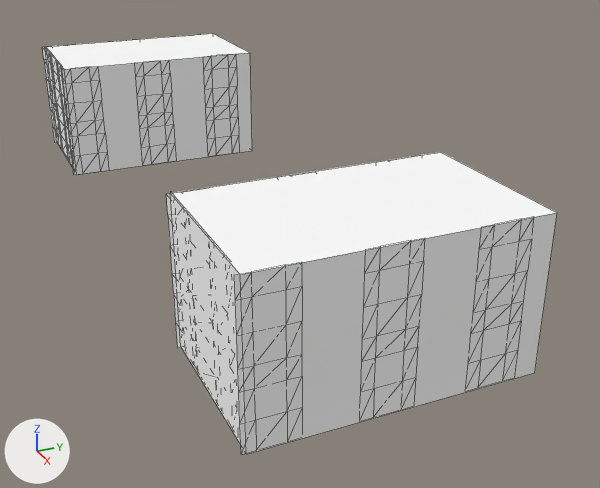
Renders of the OBJ model Games/GuruttoWorld/Assets/Models/GuidanceLab/City1A/Baked/Block-1-3.obj from each side of a commit.
One viewpoint serves both versions: a 50 mm lens placed at (35.8, 28.4, 16.1), pointed at (2.9, 43.2, -0.4). The lights are fixed; the arrows at lower left show +X, +Y and +Z. The first picture is the older version. Mesh edges are drawn as thin lines. Where no turn or scale is listed for an object, it has been applied to the vertices. Vertices at exactly the same position are counted once.

In view in the first picture: 'Block-1-3'.
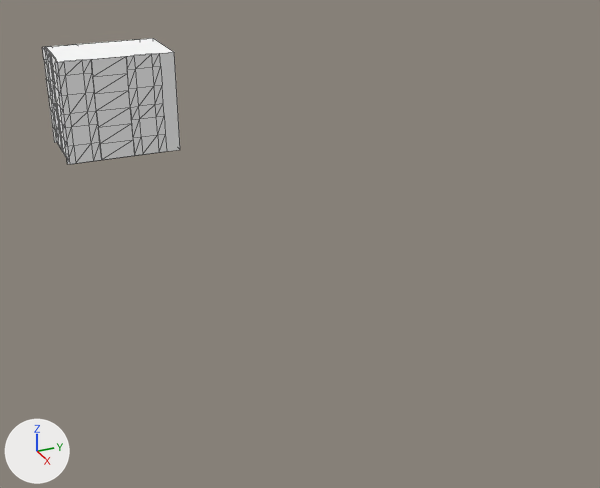
The newer file is also turned or shifted as a whole; pictures and numbers use the older file's frame.

Pixel boxes [x1, y1, x2, y2] of what changed, in the pictures (600 x 488 px; the box of a moved part takes in the faces that stretch with it):
'Block-1-3', reshaped (73% narrower, 70% shorter)
    before: [42, 33, 557, 454]
    after: [42, 38, 180, 164]
part 1 of me_block_1_3, moved or reshaped (not visible before)
    after: [55, 62, 70, 164]
part 2 of me_block_1_3, deleted
    before: [61, 69, 557, 454]
part 3 of me_block_1_3, cut back
    before: [45, 33, 252, 175]
    after: [45, 38, 180, 164]

The change, as a diff of the scene's bpy script:
```diff
--- a/Games/GuruttoWorld/Assets/Models/GuidanceLab/City1A/Baked/Block-1-3.obj.py
+++ b/Games/GuruttoWorld/Assets/Models/GuidanceLab/City1A/Baked/Block-1-3.obj.py
@@ me_block_1_3 @@
 # used by ob_block_1_3; location = (0.0, 0.0, 0.0)
-me_block_1_3.from_pydata(...)  # 480 vertices, 548 faces; spans x -17.0..16.9, y 35.0..45.8, z 0.0..6.0
+me_block_1_3.from_pydata(...)  # 175 vertices, 202 faces; spans x -17.0..-12.1, y 35.0..41.8, z 0.0..6.0
+# me_block_1_3 part 1: the loose piece of 64 vertices spanning x 10.0..16.0, y 35.2, z 0.0..6.0 is turned 90 degrees about the z axis through its middle, then moved by (-25.2, 2.8, 0.0)
+# me_block_1_3 part 2: 11 loose pieces with 288 vertices, spanning x -16.8..16.9, y 35.0..45.8, z 0.0..6.0, are deleted
+# me_block_1_3 part 3
+# 31 vertices are removed from x -16.9..-10.1, y 35.2..45.8, z 0.0..6.0
+# 38 faces are deleted
+# 14 vertices are added at x -16.9..-12.1, y 35.2..41.8, z 0.0..6.0
+# 18 new faces join them
 me_block_1_3.materials.append(mat_white)
```
